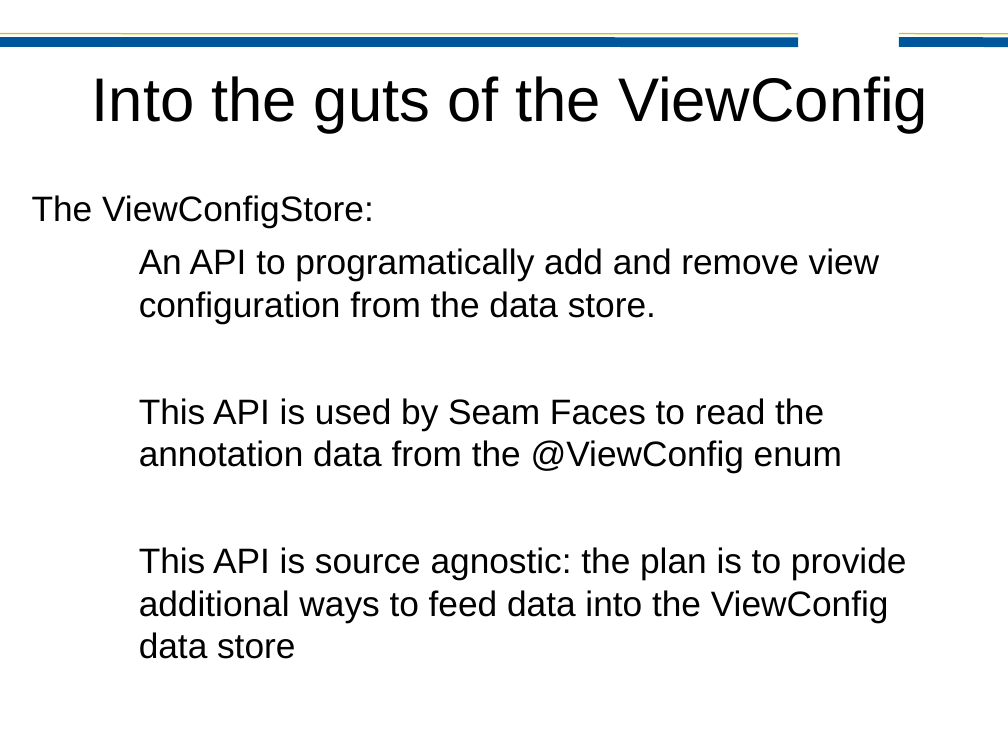
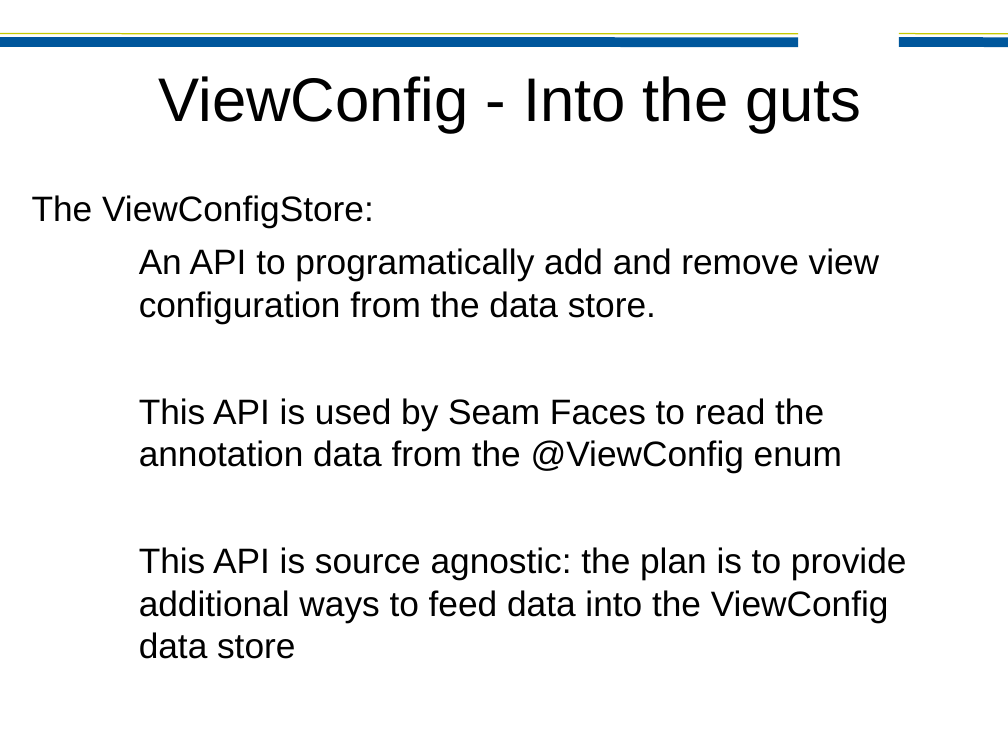
Before and after one commit to bleathem/talks, a slide deck: slide 46 of 2011-JAXConf-SeamFaces.odp. Drawn at 1008x756 pixels with LibreOffice and Linux fonts; fonts in the diff are those of the drawing; background and template pictures are left out. Boxes give left, top, right and bottom in pixels: in the first picture for what was removed or moved away, otherwise in the second. Text is boxed around its words. In the diff, an @@ line names an element or a change of style, - is before the commit and + after.

```diff
--- a/2011-JAXConf-SeamFaces.odp
+++ b/2011-JAXConf-SeamFaces.odp
@@ title at box(159, 76, 861, 133): text changed @@
-Into the guts of the ViewConfig
+ViewConfig - Into the guts
```
Also in this commit, not shown: 2 other slides changed.
